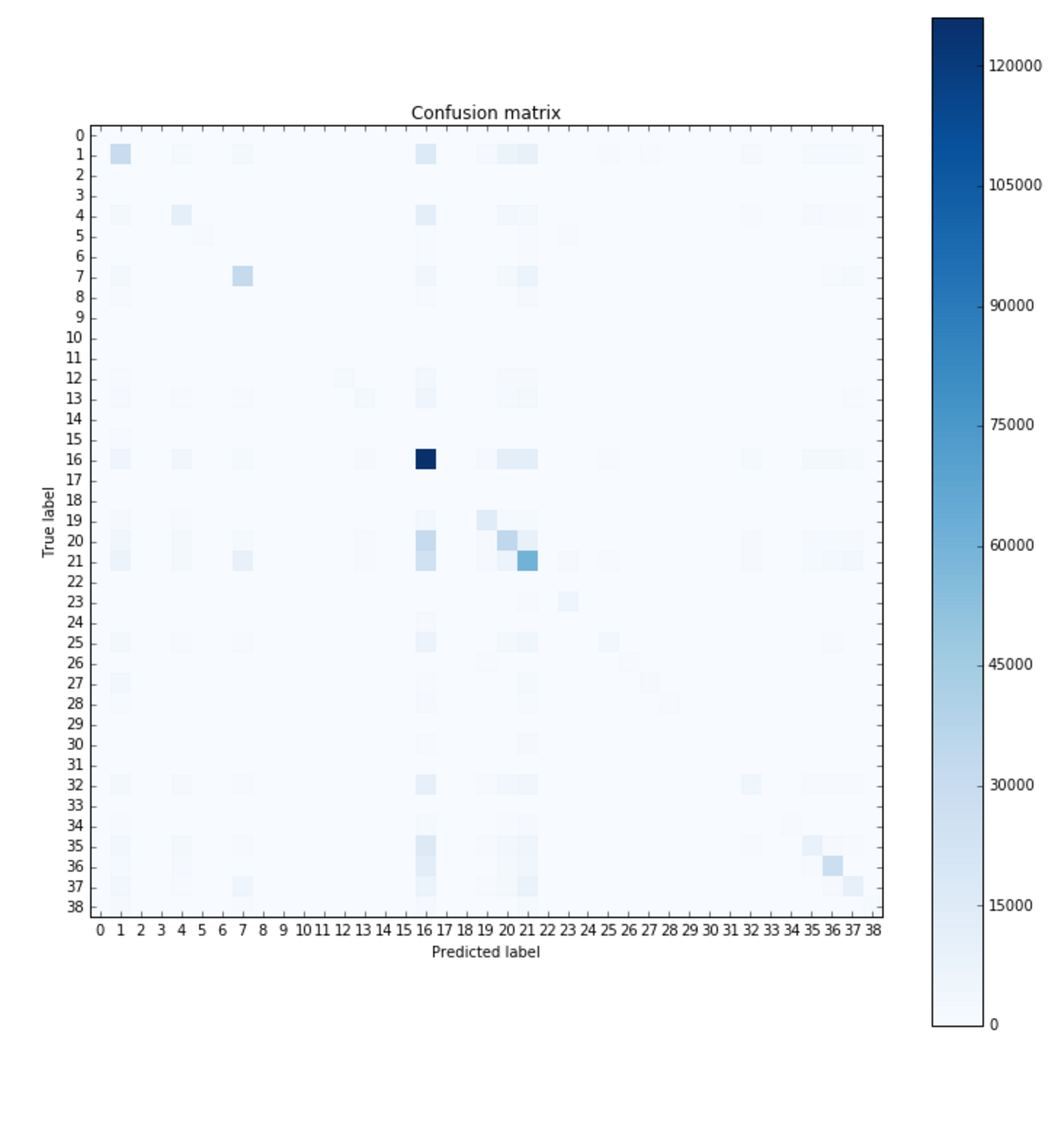
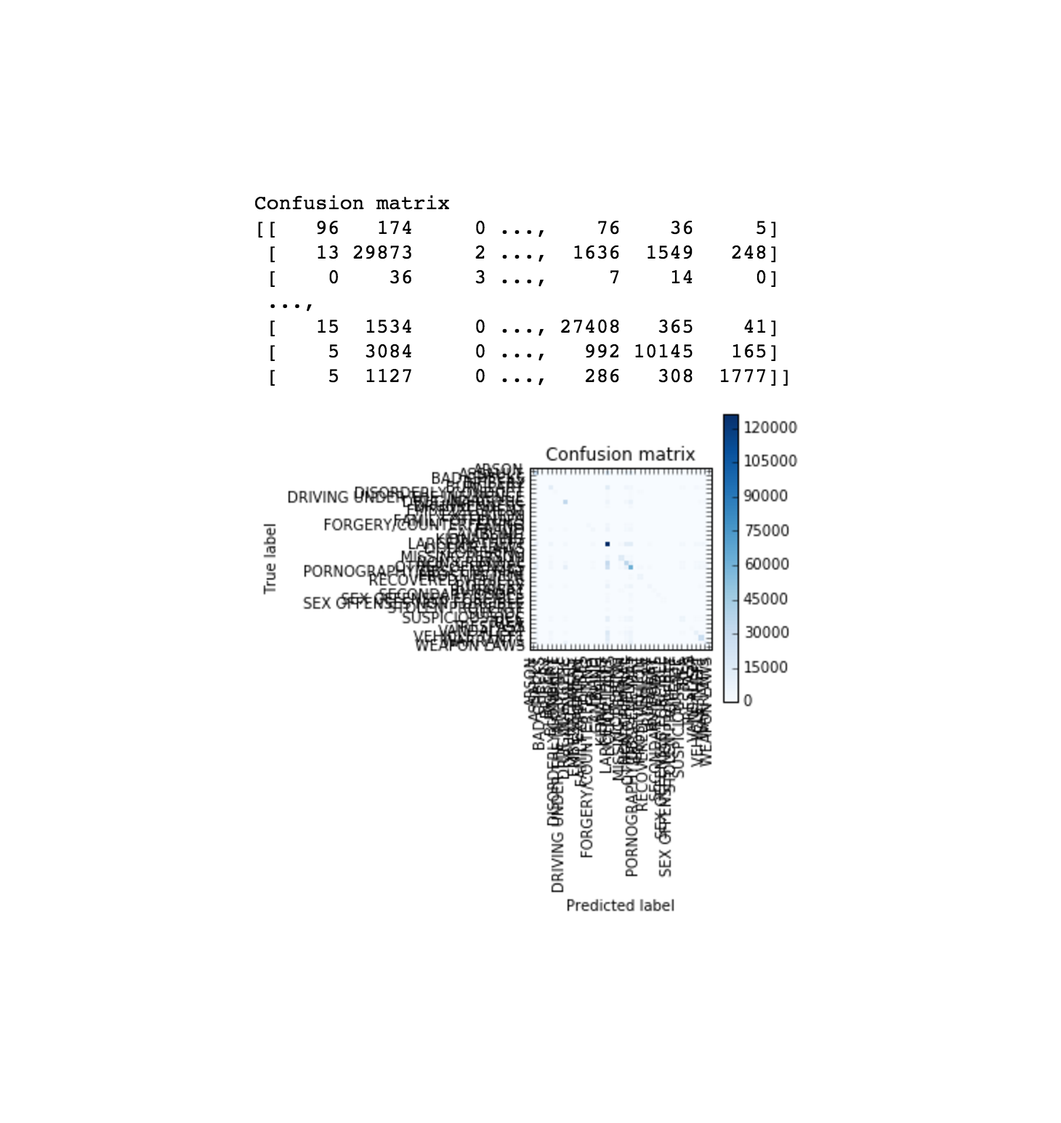
Comparing the layer stacks of the two 1061x1123 images. Changes:
renamed "Layer 1" to "Layer 3", moved it above "Layer 2", painted on it over [41, 16, 1043, 936]
hid "Layer 2", painted on it over [41, 16, 1043, 1031]
